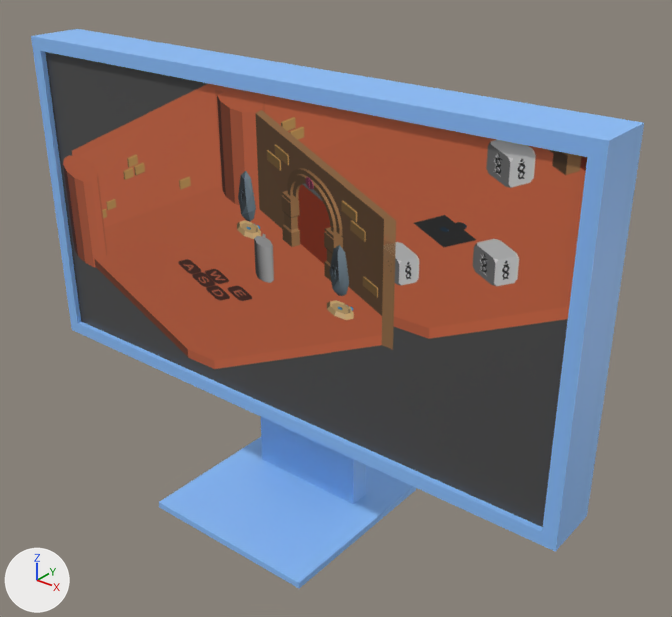
One commit to the Blender file Models/Main level/Clutter Room/monitor.blend: the scene before it, then after it.
Both versions are drawn from a 50 mm camera at (3.22, -3.55, 3.13) aimed at (0.23, 0.18, 0.82). Arrows for +X, +Y and +Z are at lower left; the lights stay in place.

The scene before the commit, as lines of its bpy script (objects in view):
```python
mat_material = principled_material('Material')
mat_material.base_color = (0.262, 0.533, 1.0)  # blue #8cc1ff
me_cube = bpy.data.meshes.new('Cube')
me_cube.from_pydata(...)  # 16 vertices, 14 faces; spans x -1.85..1.85, y -0.17..0.17, z -1.0..1.0
# faces by material slot: [13, 1]
me_cube.materials.append(mat_material)  # blue #8cc1ff
me_cube.materials.append(mat_tut)  # picture img_tutorial_png
me_cube_001 = bpy.data.meshes.new('Cube.001')
me_cube_001.from_pydata(...)  # 24 vertices, 22 faces; spans x -1.27..1.27, y -8.66..1.75, z -4.67..1.0
me_cube_001.materials.append(mat_material)  # blue #8cc1ff
me_cube_002 = bpy.data.meshes.new('Cube.002')
me_cube_002.from_pydata(...)  # a box spanning x -1.8..1.8, y -14.4..10.9, z -4.7..-4.6
me_cube_002.materials.append(mat_material)  # blue #8cc1ff
ob_cube = bpy.data.objects.new('Cube', me_cube)
ob_cube.location = (0.0, 0.0, 1.155)
ob_cube_001 = bpy.data.objects.new('Cube.001', me_cube_001)
ob_cube_001.location = (0.0, 0.216, 1.0)
ob_cube_001.scale = (0.327, 0.0454, 0.327)
ob_cube_002 = bpy.data.objects.new('Cube.002', me_cube_002)
ob_cube_002.location = (0.0, 0.079, 1.03)
ob_cube_002.scale = (0.327, 0.0454, 0.327)
```
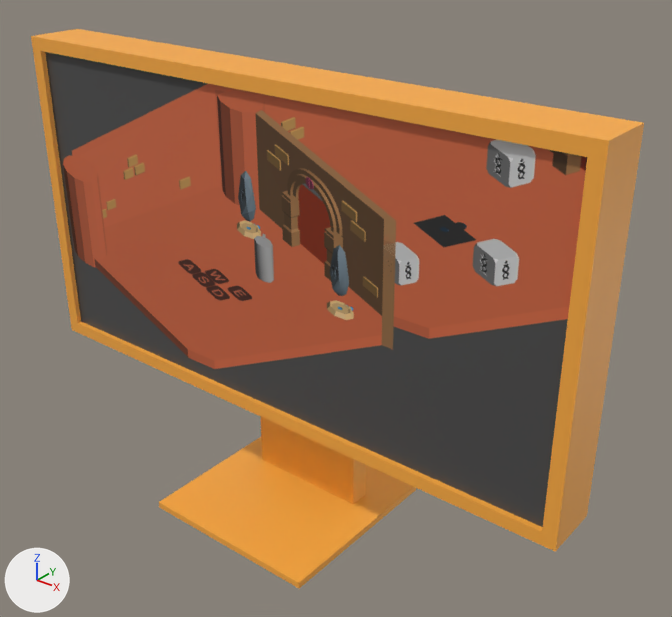
The change, as a list of edits to the scene's bpy script:
```text
Change mat_material:
    mat_material.base_color: (0.262, 0.533, 1.0) -> (1.0, 0.423, 0.0545)  # blue #8cc1ff -> orange #ffae42
```

What differs and where, as boxes [x1, y1, x2, y2] in the pictures (672 x 617 px):
'Cube', recoloured (blue to orange)
    both: [31, 29, 644, 552]
'Cube.002', recoloured (blue to orange)
    both: [159, 437, 416, 588]
'Cube.001', recoloured (blue to orange)
    both: [261, 417, 366, 504]
